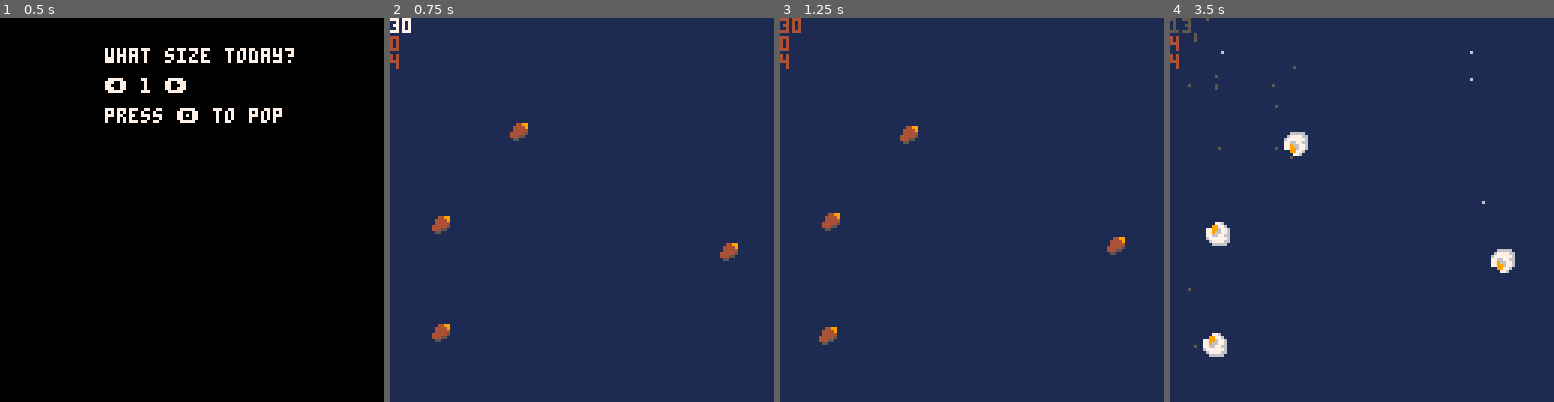
Above: before the commit, frames 1-4 (left to right).
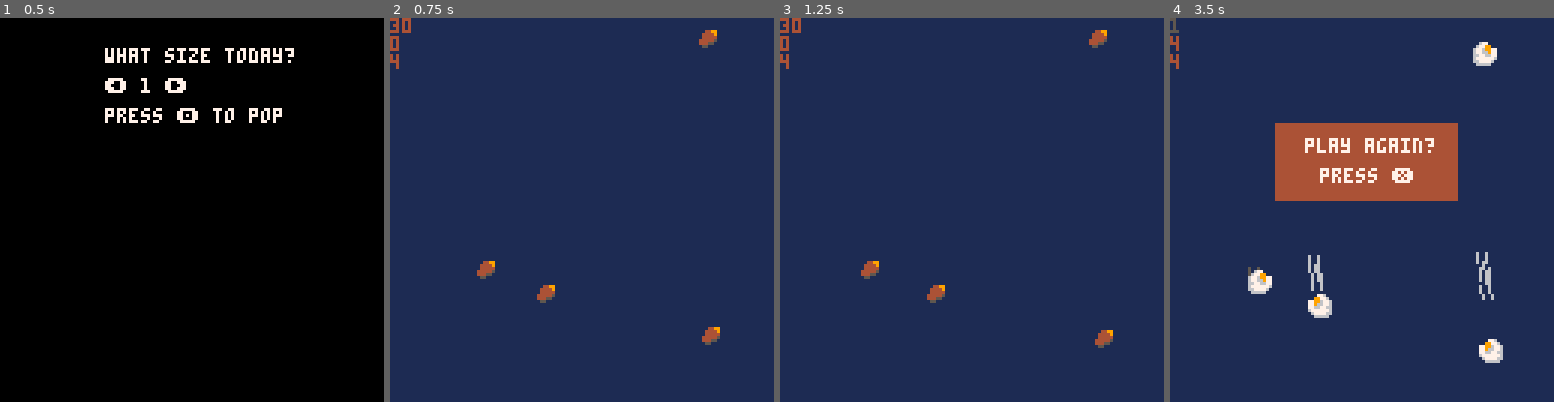
Above: after the commit, the same moments.

Repository: thoughtlesslabs/popper
Game: PICO-8 cartridge popper.p8
The game is run twice, just before and just after one commit, with the same random seed, the same clock (stepped at 60 frames per second) and the same inputs.
Inputs:
- Up to frame 1 (0.5 s): tap X (X key) at 0.33 s
- Up to frame 2 (0.75 s): tap O (Z key) at 0.7 s
- Up to frame 3 (1.25 s): tap X (X key) at 1.07 s
- Up to frame 4 (3.5 s): hold Right 1.6-2.1 s; tap O (Z key) every 0.4 s from 1.7 to 3.3 s; tap X (X key) at 1.85, 2.97 s; hold Right 2.47-3.03 s; hold Left from 3.08 s (still down)

Frame 1 is identical in both runs. In frame 2, 1.5% of the frame differs, in the area x 0-91%, y 0-86%; in frame 3, 1.3%; in frame 4, 13%, in the area x 3-90%, y 0-90%.

Commit message:
Added smoke to kernels that still needs to be perfected.

Diff:
--- a/popper.p8
+++ b/popper.p8
@@ -20,7 +20,7 @@
 	part={}
 end
 
-function _update()
+function _update60()
 	updateparts()
 	if mode=="start" then
 		updatestart()
@@ -70,14 +70,15 @@
 
 -- kernel explosion
 function popped(_k)
-	for i=0,10 do
+	for i=0,50 do
 		local _ang = rnd()
-		local _dx = sin(_ang)*0.2
-		local _dy = cos(_ang)*2
-		addpart(_k.x,_k.y,_dx,_dy,1,60,{5,6})
-	end
-end
-
+		local _dx = sin(_ang)/100
+		local _dy = sin(_ang)/10
+		addpart(_k.x,_k.y+10,_dx,_dy,1,100,{5,6})
+		addpart(_k.x+2,_k.y+10,_dx,_dy/2,1,100,{5,6})
+		addpart(_k.x+3,_k.y+10,_dx,_dy,1,100,{5,6})
+	end
+end
 
 --particle updater
 function updateparts()
@@ -98,7 +99,7 @@
 
 		--apply gravity
 			if _p.tpe==1 then
-			_p.dy-=0.1
+			_p.dy-=0.009
 			end
 
 		--move particle
@@ -112,9 +113,7 @@
 	for i=1,#part do
 		_p=part[i]
 		--pixel particle
-		if _p.tpe == 0 or _p.tpe==1 then
-			pset(_p.x,_p.y,_p.col)
-		end
+		pset(_p.x,_p.y,_p.col)
 	end
 end
 
@@ -242,7 +241,6 @@
 	for i=1,#kernels do
 		if kernels[i].v then
 			spr(2,kernels[i].x+rnd(jit),kernels[i].y+rnd(jit))
-		--	print(kernels[i].n,kernels[i].x+5,kernels[i].y+5)
 		elseif kernels[i].p then
 			if kernels[i].r==1 then
 				spr(1,kernels[i].x,kernels[i].y+5,1,1,true)
